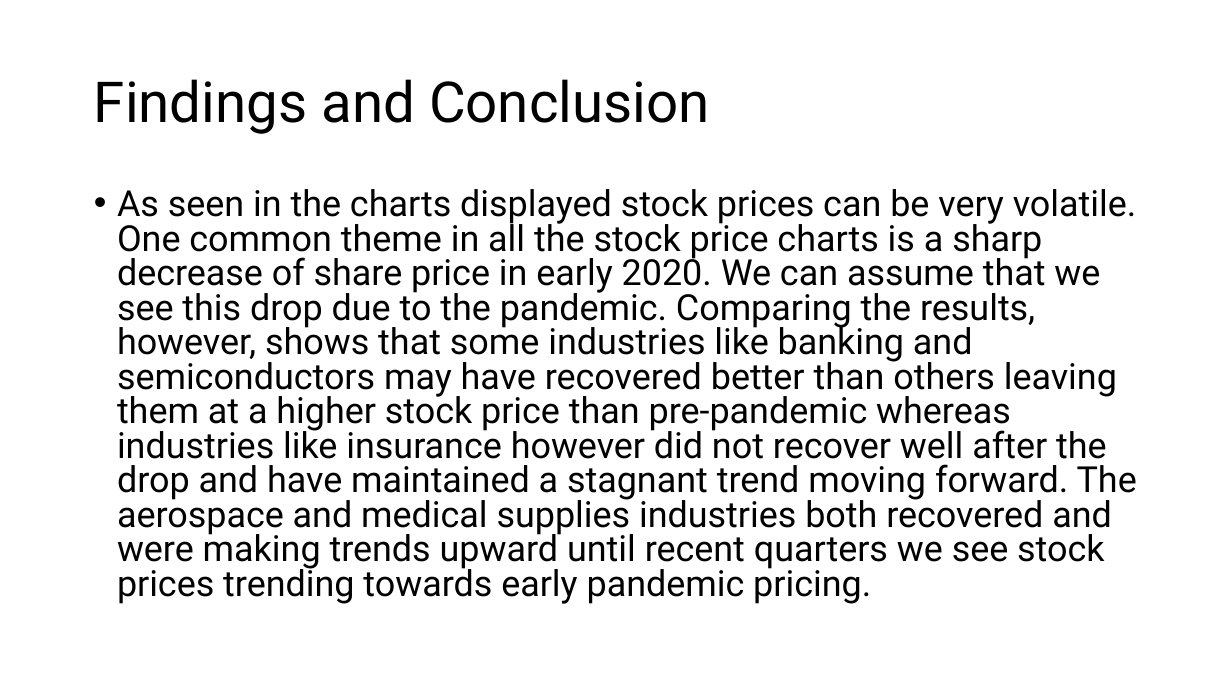
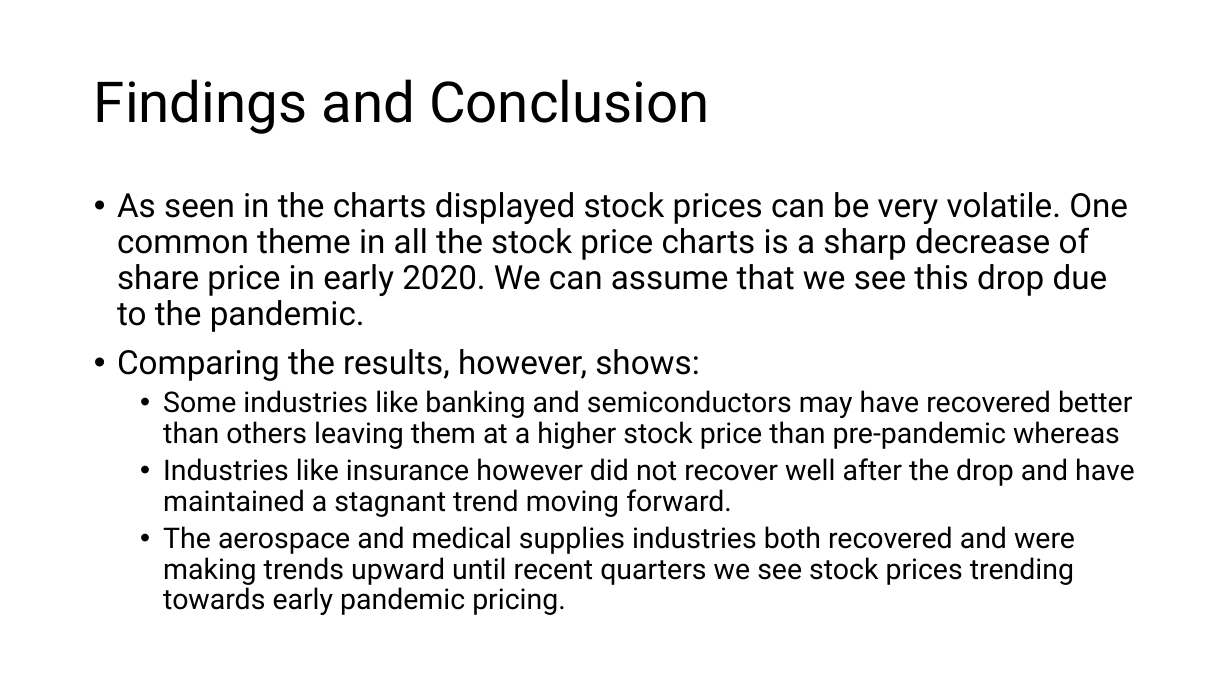
Before and after one commit to BrennanB572/Project-3, a slide deck: slide 26 of Company Stock vs Asset presentation.pptm (slide 25 before the commit). Drawn at 1232x693 pixels with LibreOffice and Linux fonts; fonts in the diff are those of the drawing. Boxes give left, top, right and bottom in pixels: in the first picture for what was removed or moved away, otherwise in the second. Text is boxed around its words. In the diff, an @@ line names an element or a change of style, - is before the commit and + after.

```diff
--- a/Company Stock vs Asset presentation.pptm
+++ b/Company Stock vs Asset presentation.pptm
@@ text at bbox=[117, 192, 1135, 615]: text changed; size 28 to 22.2 pt @@
-• As seen in the charts displayed stock prices can be very volatile. One common theme in all the stock price charts is a sharp decrease of share price in early 2020. We can assume that we see this drop due to the pandemic. Comparing the results, however, shows that some industries like banking and semiconductors may have recovered better than others leaving them at a higher stock price than pre-pandemic whereas industries like insurance however did not recover well after the drop and have maintained a stagnant trend moving forward. The aerospace and medical supplies industries both recovered and were making trends upward until recent quarters we see stock prices trending towards early pandemic pricing.
+• As seen in the charts displayed stock prices can be very volatile. One common theme in all the stock price charts is a sharp decrease of share price in early 2020. We can assume that we see this drop due to the pandemic.
+• Comparing the results, however, shows:
+  • Some industries like banking and semiconductors may have recovered better than others leaving them at a higher stock price than pre-pandemic whereas
+  • Industries like insurance however did not recover well after the drop and have maintained a stagnant trend moving forward.
+  • The aerospace and medical supplies industries both recovered and were making trends upward until recent quarters we see stock prices trending towards early pandemic pricing.
```
Also in this commit, not shown: 1 other slide changed, 1 slide added.
